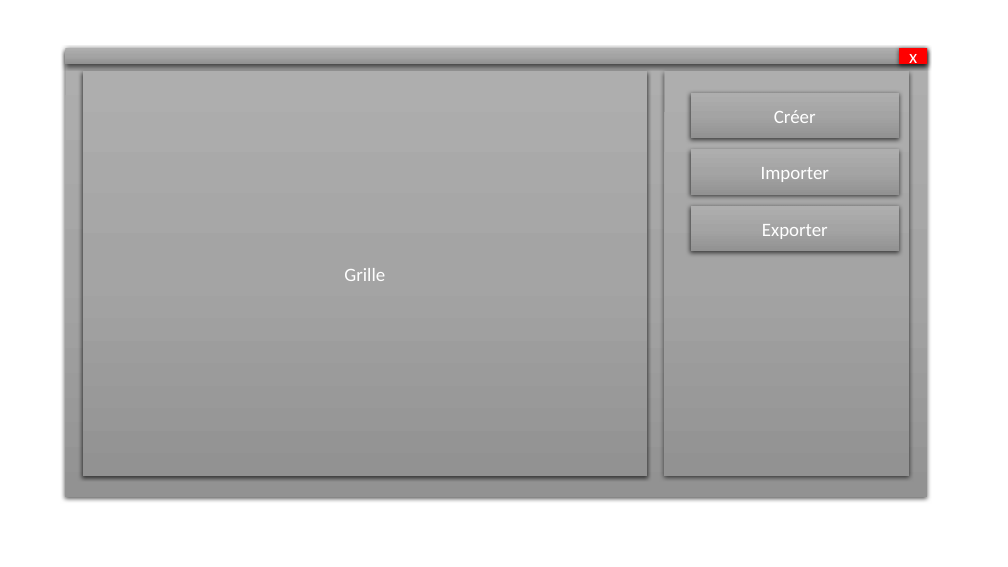
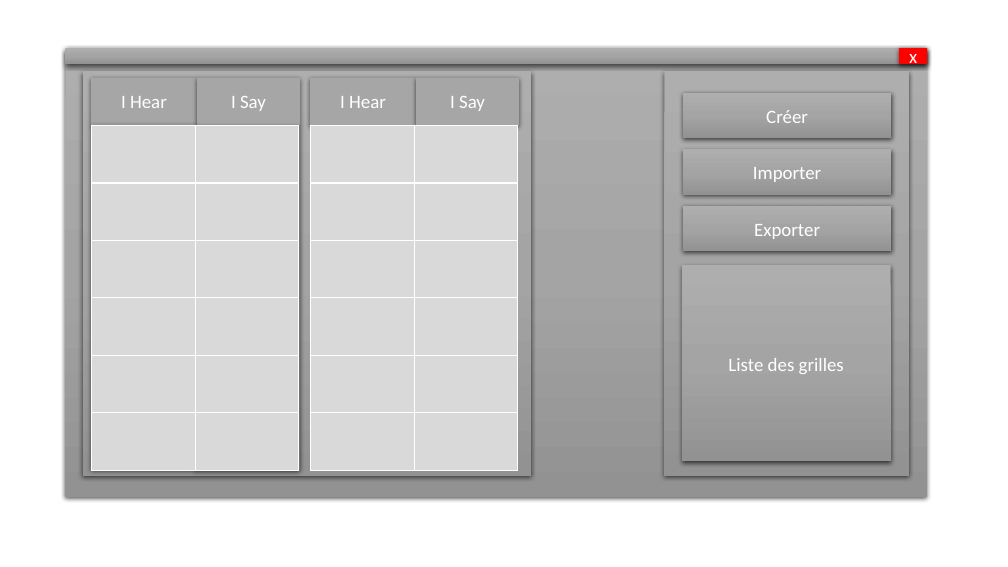
Before and after one commit to Guyoms/PTUT2016, a slide deck: slide 1 of IHearISay/MaquetteIHM.pptx. Drawn at 1008x567 pixels with LibreOffice and Linux fonts; fonts in the diff are those of the drawing. Boxes give left, top, right and bottom in pixels: in the first picture for what was removed or moved away, otherwise in the second. Text is boxed around its words. In the diff, an @@ line names an element or a change of style, - is before the commit and + after.

Commit message:
Dépôt des pptx intro technique maquette

```diff
--- a/IHearISay/MaquetteIHM.pptx
+++ b/IHearISay/MaquetteIHM.pptx
@@ rectangle: place and size @@
-rectangle at box(82, 71, 647, 476)
+rectangle at box(82, 71, 532, 476)
@@ rectangle added at box(91, 78, 197, 126), fill #A6A6A6, 18 pt, text #FFFFFF @@
+I Hear
@@ rectangle added at box(197, 78, 300, 126), fill #A6A6A6, 18 pt, text #FFFFFF @@
+I Say
@@ rectangle added at box(310, 78, 416, 126), fill #A6A6A6, 18 pt, text #FFFFFF @@
+I Hear
@@ rectangle added at box(416, 78, 519, 126), fill #A6A6A6, 18 pt, text #FFFFFF @@
+I Say
@@ rectangle added at box(91, 125, 195, 470), fill #A6A6A6 @@
@@ table added at box(91, 126, 299, 470), 6 rows, 2 columns @@
+ | 
+ | 
+ | 
+ | 
+ | 
+ | 
@@ rectangle added at box(196, 126, 299, 470), fill #A6A6A6 @@
@@ table added at box(311, 126, 518, 470), 6 rows, 2 columns @@
+ | 
+ | 
+ | 
+ | 
+ | 
+ | 
@@ 3 rectangles: place and size @@
-3 rectangles at box(690, 93, 899, 251)
+3 rectangles at box(683, 93, 892, 251)
@@ text in rectangle at box(344, 268, 385, 281): text removed @@
-Grille
@@ rectangle added at box(682, 265, 891, 461), fill gradient #AFAFAF to #A5A5A5 to #939393, 18 pt, text #FFFFFF @@
+Liste des grilles
```
Also in this commit, not shown: 2 other files.
